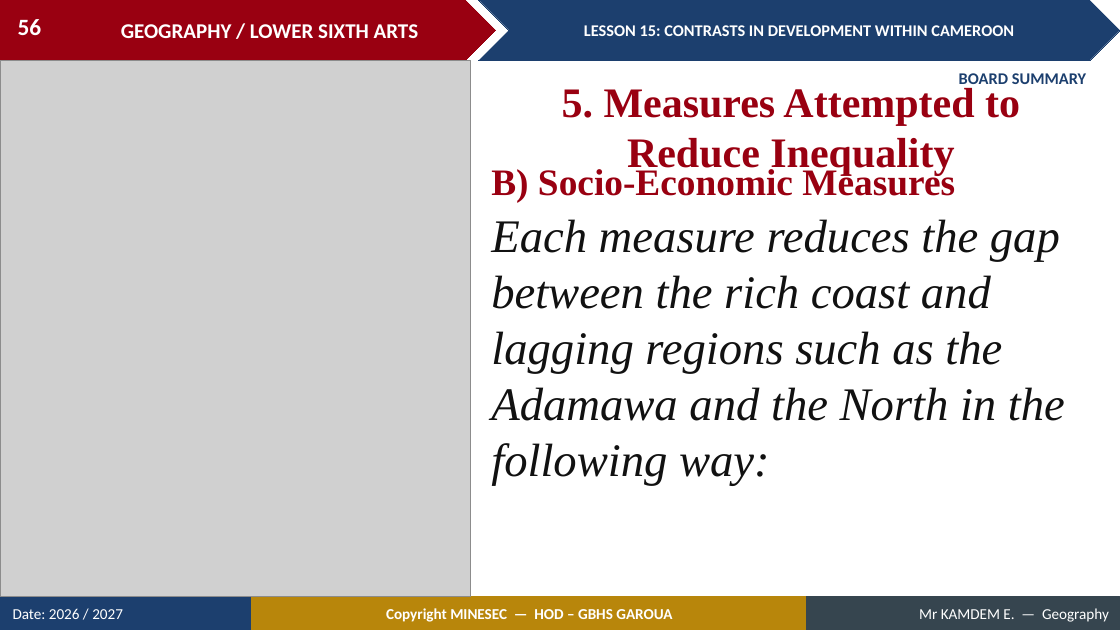
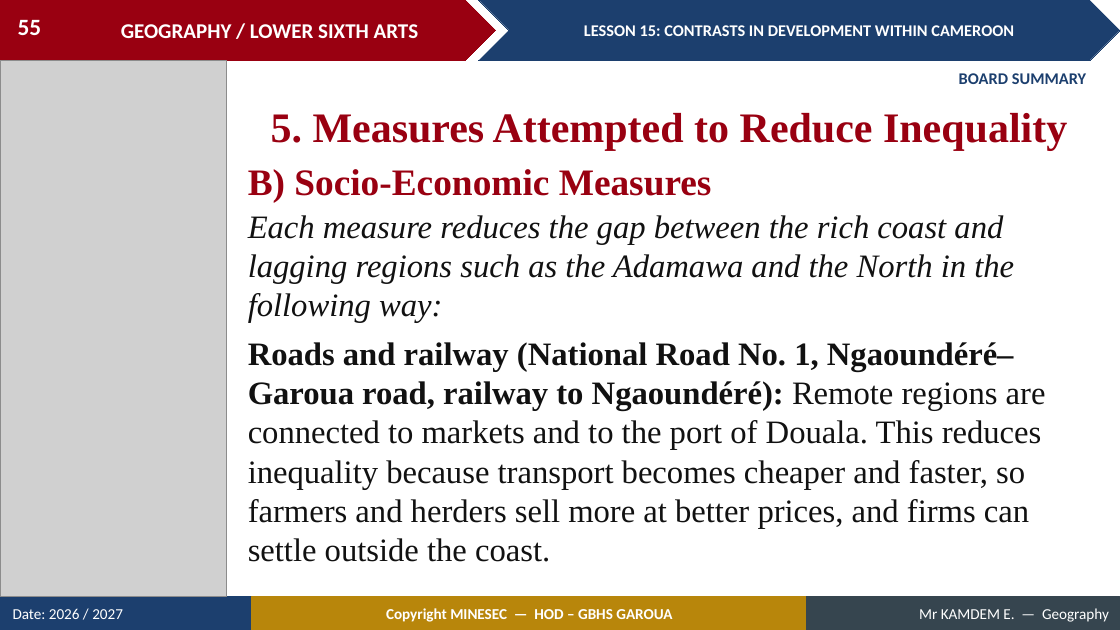
Before and after one commit to Berthautk/linea-github, a slide deck: slide 55 of lecons/LSA/Geography of Cameroon/15_LSA_CAM_L15_Contrasts_in_Development_within_Cameroon.pptx (slide 56 before the commit). Drawn at 1120x630 pixels with LibreOffice and Linux fonts; fonts in the diff are those of the drawing; grey boxes stand for pictures. Boxes give left, top, right and bottom in pixels: in the first picture for what was removed or moved away, otherwise in the second. Text is boxed around its words. In the diff, an @@ line names an element or a change of style, - is before the commit and + after.

```diff
--- a/lecons/LSA/Geography of Cameroon/15_LSA_CAM_L15_Contrasts_in_Development_within_Cameroon.pptx
+++ b/lecons/LSA/Geography of Cameroon/15_LSA_CAM_L15_Contrasts_in_Development_within_Cameroon.pptx
@@ page number at [18,20,42,35]: text changed @@
-56
+55
@@ picture: place and size @@
-picture at [0,60,471,597]
+picture at [0,60,227,597]
@@ text "5. Measures Attempted to Reduce ..." rewrapped from [562,88,1020,176] to [271,113,1067,150] @@
@@ text "B) Socio-Economic Measures": place and size @@
-text "B) Socio-Economic Measures" at [491,166,955,202]
+text "B) Socio-Economic Measures" at [248,169,712,202]
@@ text "Each measure reduces the gap ...": place and size @@
-text "Each measure reduces the gap ..." at [491,219,1065,486]
+text "Each measure reduces the gap ..." at [248,215,1046,562]
@@ text at [248,215,1014,323]: size 40 to 28 pt in "Each measure reduces the gap between the ..." @@
@@ text at [248,342,1046,562]: paragraph added @@
+Roads and railway (National Road No. 1, Ngaoundéré–Garoua road, railway to Ngaoundéré): Remote regions are connected to markets and to the port of Douala. This reduces inequality because transport becomes cheaper and faster, so farmers and herders sell more at better prices, and firms can settle outside the coast.
```
Also in this commit, not shown: 20 other slides changed, 3 slides added, 14 slides removed, 5 other files.
